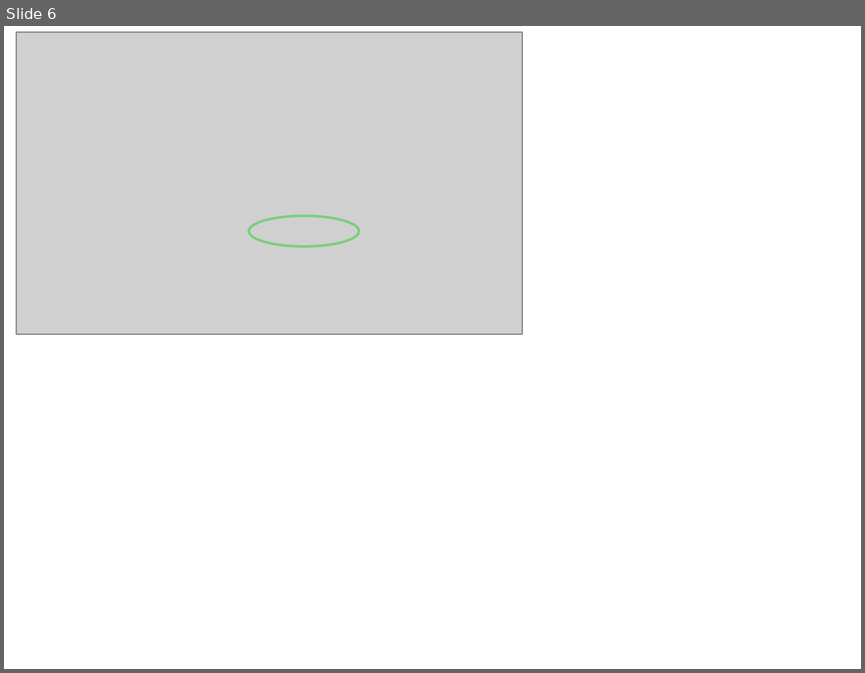
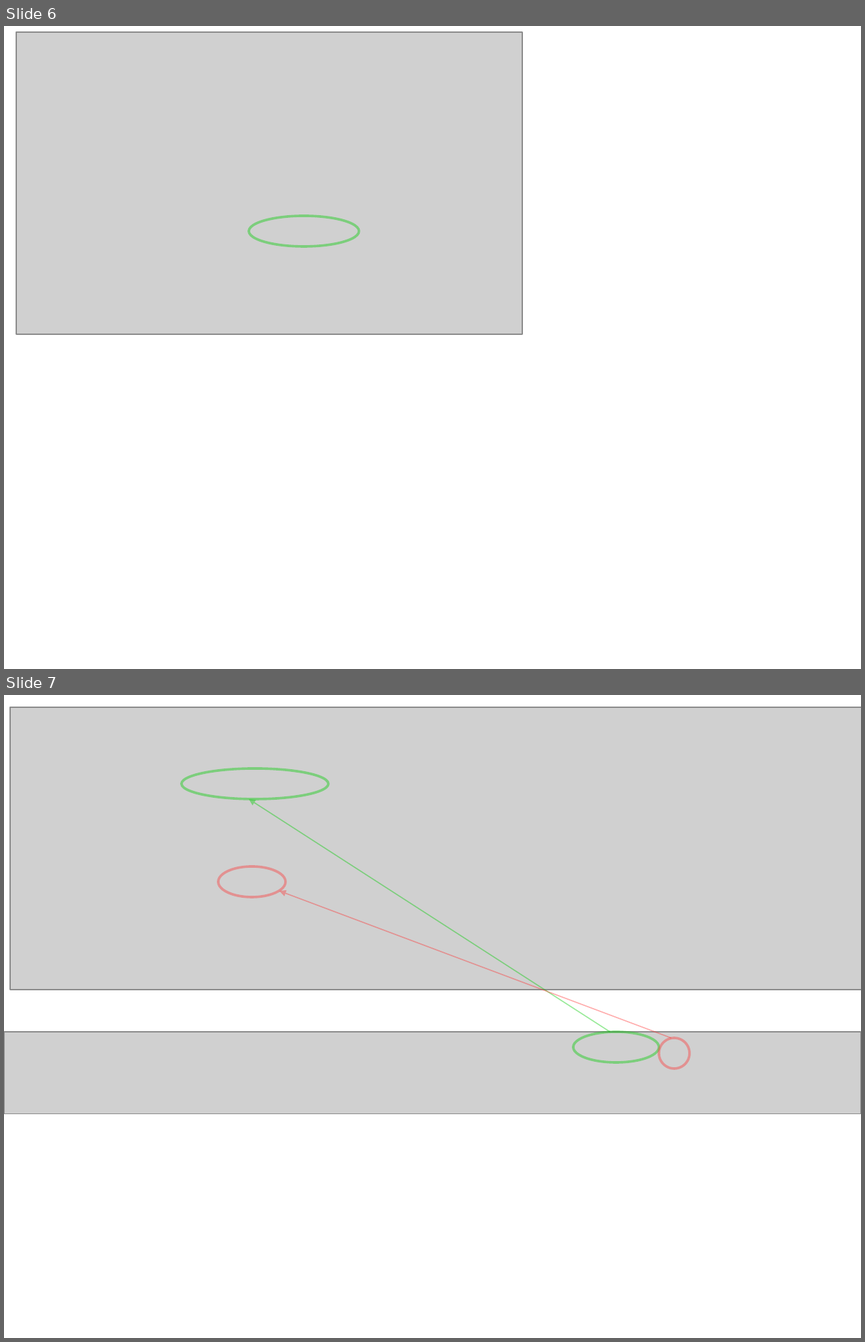
Before and after one commit to hsdenx/tbot, a slide deck: doc/sphinx/source/presentations/guide_presentation.odp. Shown one above the other, each under a label of ours: slide 6 before the commit, slides 6 and 7 after it. The pictures are 865x673 and 865x1342 pixels, drawn with LibreOffice and Linux fonts; fonts in the diff are those of the drawing; grey boxes stand for pictures. Boxes give left, top, right and bottom in pixels: in the first picture for what was removed or moved away, otherwise in the second. Text is boxed around its words. In the diff, an @@ line names an element or a change of style, - is before the commit and + after.

```diff
--- a/doc/sphinx/source/presentations/guide_presentation.odp
+++ b/doc/sphinx/source/presentations/guide_presentation.odp
@@ slide 7 added at (4, 695, 861, 1338), background #FFFFFF @@
@@ picture added at (10, 707, 861, 989) @@
@@ ellipse added at (181, 768, 328, 798), outline #00CC00 2.3 pt @@
@@ arrow added from (611, 1032) to (249, 799), #00CC00 0 pt @@
@@ ellipse added at (219, 866, 286, 896), outline #FF3333 2.3 pt @@
@@ arrow added from (671, 1038) to (279, 891), #FF3333 0 pt @@
@@ picture added at (4, 1032, 861, 1113) @@
@@ ellipse added at (573, 1032, 659, 1062), outline #00CC00 2.3 pt @@
@@ ellipse added at (660, 1038, 689, 1068), outline #FF3333 2.3 pt @@
```
Also in this commit, not shown: 1 slide removed, 5 other files.
